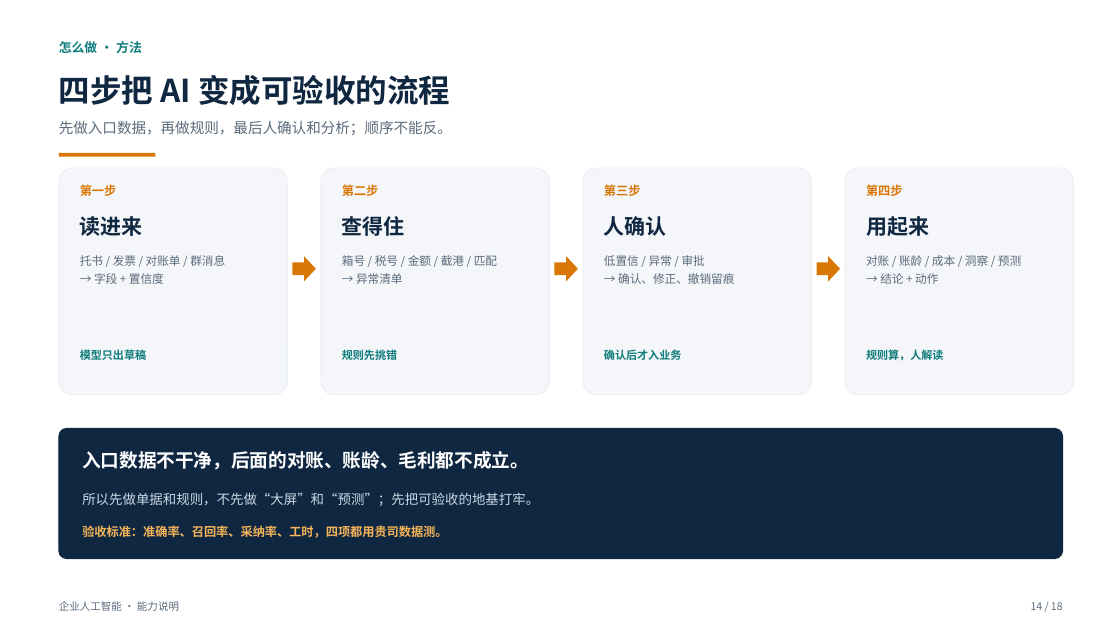
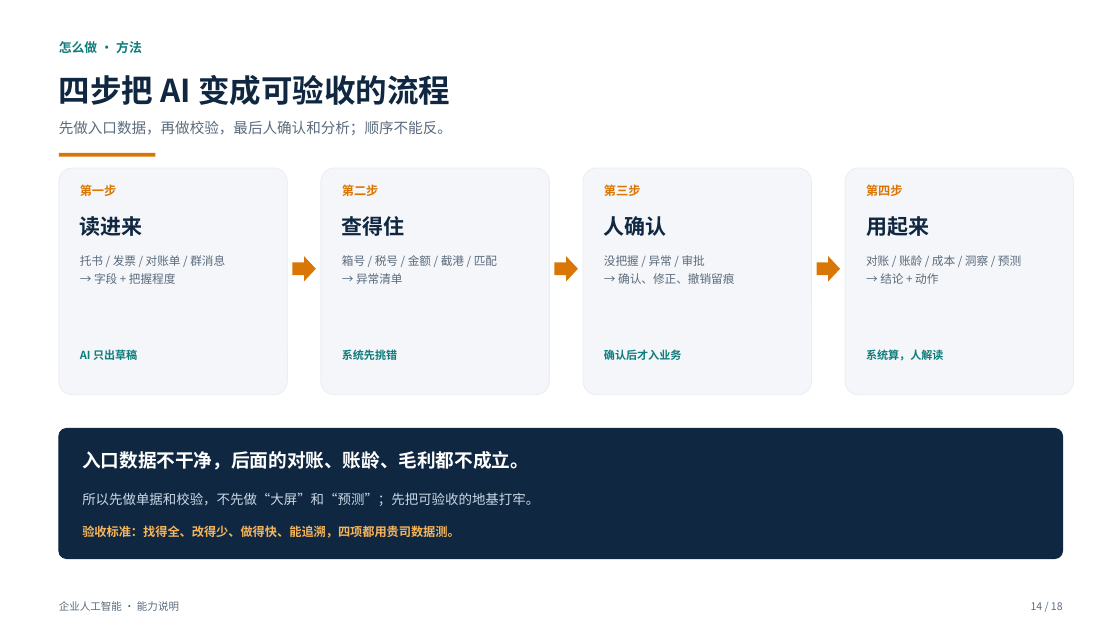
Before and after one commit to roma007/Enterprise-AI, a slide deck: slide 14 of 会客包/reports/客户老板版_系统能力介绍_2026-11-08.pptx. Drawn at 1120x630 pixels with LibreOffice and Linux fonts; fonts in the diff are those of the drawing. Boxes give left, top, right and bottom in pixels: in the first picture for what was removed or moved away, otherwise in the second. Text is boxed around its words. In the diff, an @@ line names an element or a change of style, - is before the commit and + after.

```diff
--- a/会客包/reports/客户老板版_系统能力介绍_2026-11-08.pptx
+++ b/会客包/reports/客户老板版_系统能力介绍_2026-11-08.pptx
@@ text at <box>59,121,452,135</box>: text changed @@
-先做入口数据，再做规则，最后人确认和分析；顺序不能反。
+先做入口数据，再做校验，最后人确认和分析；顺序不能反。
@@ text at <box>80,255,225,284</box>: text changed @@
-托书 / 发票 / 对账单 / 群消息
-→ 字段 + 置信度
+托书 / 发票 / 对账单 / 群消息
+→ 字段 + 把握程度
@@ text at <box>604,255,734,284</box>: text changed @@
-低置信 / 异常 / 审批
-→ 确认、修正、撤销留痕
+没把握 / 异常 / 审批
+→ 确认、修正、撤销留痕
@@ text at <box>80,349,137,360</box>: text changed @@
-模型只出草稿
+AI 只出草稿
@@ text at <box>342,349,397,360</box>: text changed @@
-规则先挑错
+系统先挑错
@@ text at <box>866,349,943,361</box>: text changed @@
-规则算，人解读
+系统算，人解读
@@ text at <box>82,492,539,506</box>: text changed @@
-所以先做单据和规则，不先做“大屏”和“预测”；先把可验收的地基打牢。
+所以先做单据和校验，不先做“大屏”和“预测”；先把可验收的地基打牢。
@@ text at <box>82,525,460,538</box>: text changed @@
-验收标准：准确率、召回率、采纳率、工时，四项都用贵司数据测。
+验收标准：找得全、改得少、做得快、能追溯，四项都用贵司数据测。
```
Also in this commit, not shown: 17 other slides changed, 47 other files.
